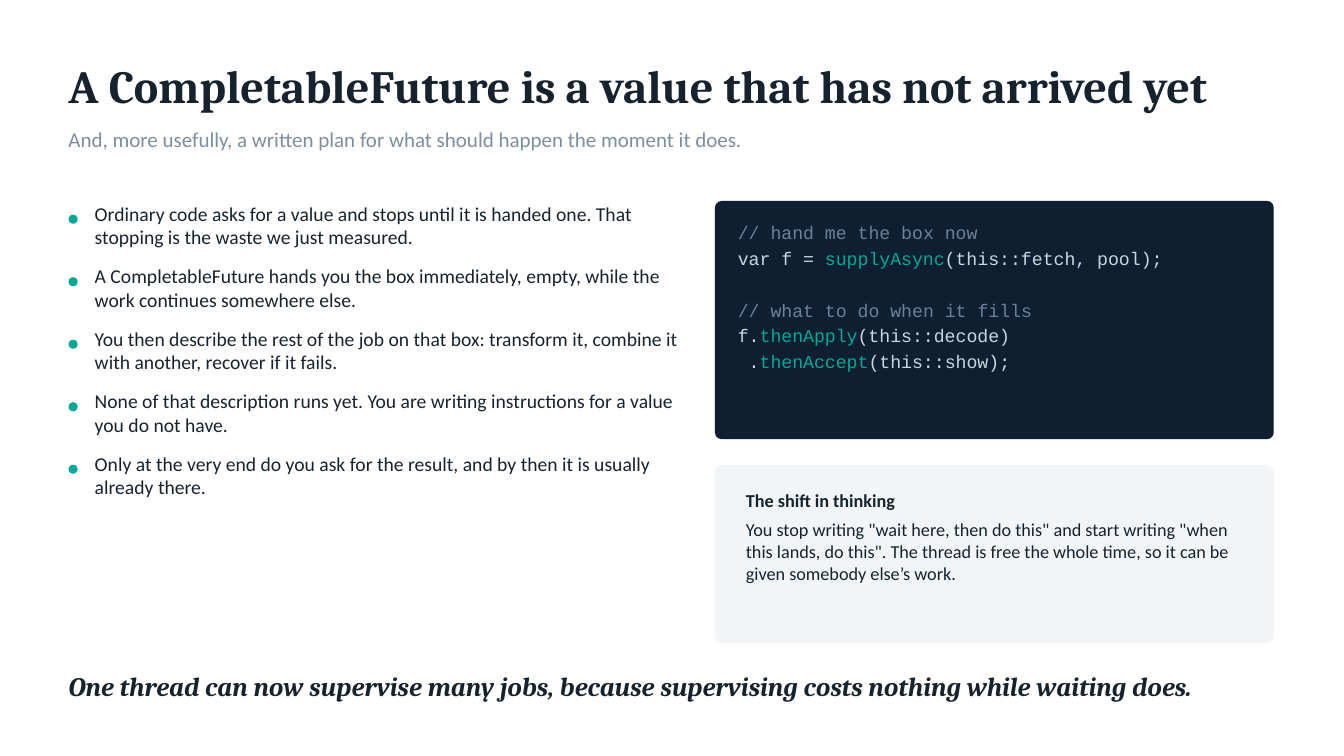
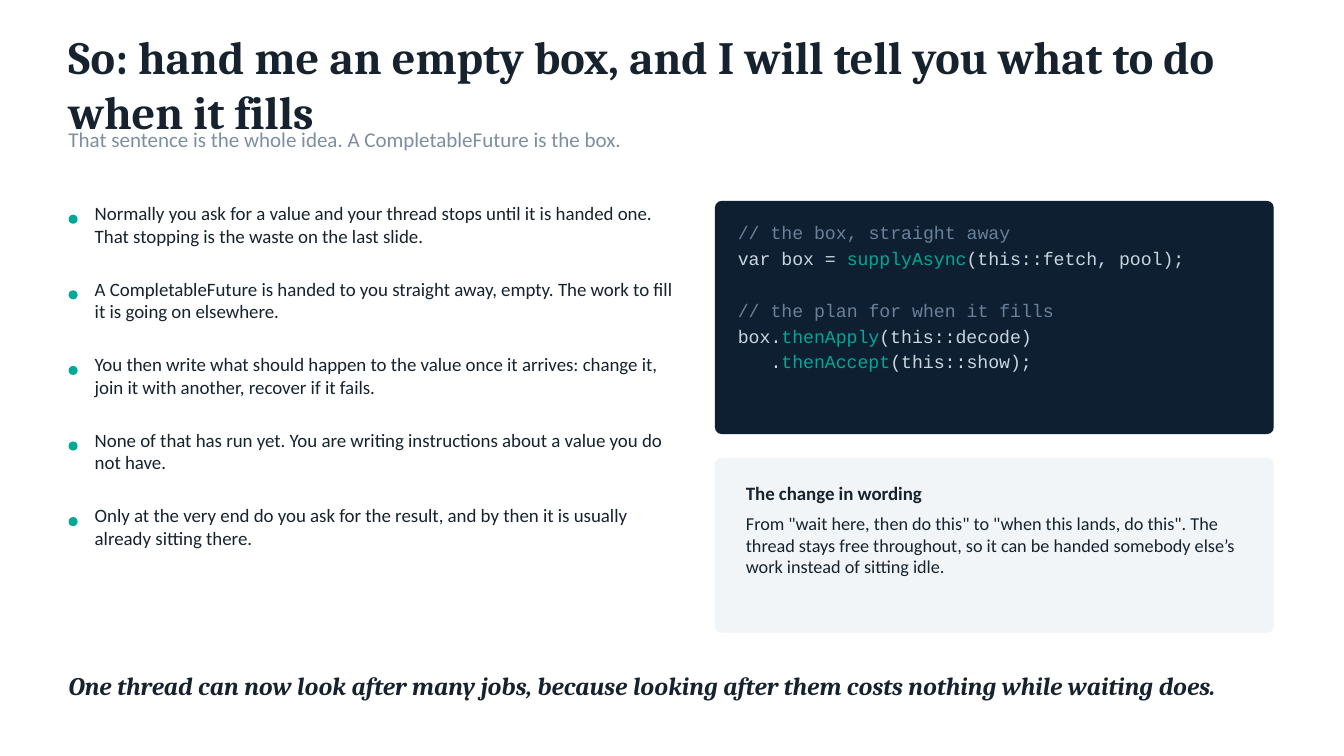
Before and after one commit to techadnank9/completablefuture-demo, a slide deck: slide 4 of CompletableFuture-Presentation.pptx (slide 3 before the commit). Drawn at 1344x756 pixels with LibreOffice and Linux fonts; fonts in the diff are those of the drawing. Boxes give left, top, right and bottom in pixels: in the first picture for what was removed or moved away, otherwise in the second. Text is boxed around its words. In the diff, an @@ line names an element or a change of style, - is before the commit and + after.

```diff
--- a/CompletableFuture-Presentation.pptx
+++ b/CompletableFuture-Presentation.pptx
@@ text at box(68, 42, 1214, 139): text changed @@
-A CompletableFuture is a value that has not arrived yet
+So: hand me an empty box, and I will tell you what to do when it fills
@@ text at box(68, 132, 621, 151): text changed @@
-And, more usefully, a written plan for what should happen the moment it does.
+That sentence is the whole idea. A CompletableFuture is the box.
@@ text at box(95, 207, 652, 247): text changed; size 14 to 13.5 pt @@
-Ordinary code asks for a value and stops until it is handed one. That stopping is the waste we just measured.
+Normally you ask for a value and your thread stops until it is handed one. That stopping is the waste on the last slide.
@@ rounded rectangle: place and size @@
-rounded rectangle at box(716, 202, 1273, 439)
+rounded rectangle at box(716, 202, 1273, 434)
@@ text at box(738, 227, 1184, 347): text changed; text colour #C9D6E0 to #6B8199 @@
-// hand me the box now
-var f = supplyAsync(this::fetch, pool);
-// what to do when it fills
-f.thenApply(this::decode)
+// the box, straight away
+var box = supplyAsync(this::fetch, pool);
+// the plan for when it fills
+box.thenApply(this::decode)
@@ ellipse: place and size @@
-ellipse at box(69, 277, 78, 286)
+ellipse at box(69, 290, 78, 299)
@@ text at box(95, 283, 672, 322): text changed; size 14 to 13.5 pt @@
-A CompletableFuture hands you the box immediately, empty, while the work continues somewhere else.
+A CompletableFuture is handed to you straight away, empty. The work to fill it is going on elsewhere.
@@ text at box(95, 358, 657, 397): text changed; size 14 to 13.5 pt @@
-You then describe the rest of the job on that box: transform it, combine it with another, recover if it fails.
+You then write what should happen to the value once it arrives: change it, join it with another, recover if it fails.
@@ ellipse: place and size @@
-ellipse at box(69, 340, 78, 349)
+ellipse at box(69, 366, 78, 375)
@@ ellipse: place and size @@
-ellipse at box(69, 402, 78, 411)
+ellipse at box(69, 442, 78, 451)
@@ text at box(95, 434, 662, 469): text changed; size 14 to 13.5 pt @@
-None of that description runs yet. You are writing instructions for a value you do not have.
+None of that has run yet. You are writing instructions about a value you do not have.
@@ rounded rectangle: place and size @@
-rounded rectangle at box(716, 466, 1273, 642)
+rounded rectangle at box(716, 459, 1273, 632)
@@ rounded rectangle at box(716, 459, 1273, 632): proportions changed @@
@@ text at box(95, 509, 627, 549): text changed; size 14 to 13.5 pt @@
-Only at the very end do you ask for the result, and by then it is usually already there.
+Only at the very end do you ask for the result, and by then it is usually already sitting there.
@@ text at box(746, 486, 922, 503): text changed; size 13 to 13.5 pt @@
-The shift in thinking
+The change in wording
@@ ellipse: place and size @@
-ellipse at box(69, 465, 78, 474)
+ellipse at box(69, 517, 78, 526)
@@ text at box(746, 517, 1235, 576): text changed @@
-You stop writing "wait here, then do this" and start writing "when this lands, do this". The thread is free the whole time, so it can be given somebody else’s work.
+From "wait here, then do this" to "when this lands, do this". The thread stays free throughout, so it can be handed somebody else’s work instead of sitting idle.
@@ text at box(69, 677, 1215, 701): text changed; size 19 to 18 pt @@
-One thread can now supervise many jobs, because supervising costs nothing while waiting does.
+One thread can now look after many jobs, because looking after them costs nothing while waiting does.
```
Also in this commit, not shown: 6 other slides changed, 1 slide added, 4 slides removed, 2 other files.
